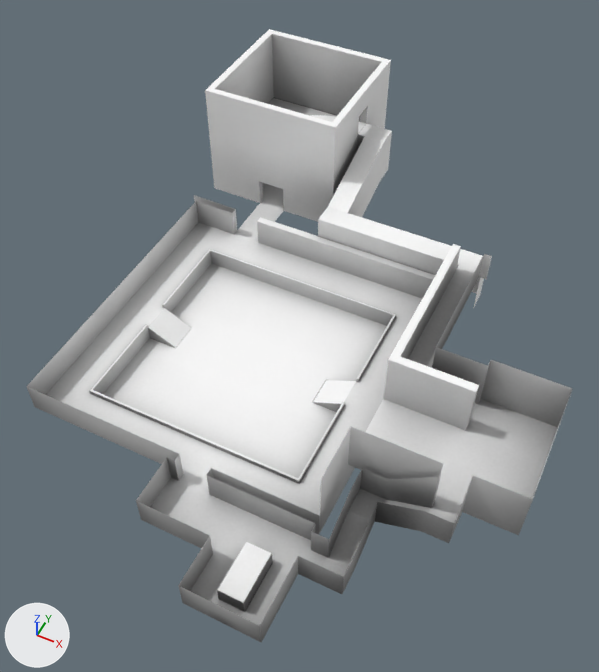
The glTF model ScoopsField/res/maps/testmap/testmap.glb, before and after one commit.
Before and after are seen from a 50 mm lens placed at (36.5, -58.8, 82.4), pointed at (6.2, 2.0, 6.4). The lights are fixed; the arrows at lower left show +X, +Y and +Z. The picture after the commit comes second. Vertices at exactly the same position are counted once.

Script lines for the objects in view, before the commit:
```python
me_cube = bpy.data.meshes.new('Cube')
me_cube.from_pydata(...)  # 205 vertices, 289 faces; spans x -34.5..23.5, y -6.0..64.0, z -3.0..10.0
me_cube.materials.append(mat_ao)  # picture img_ao
me_cube_001 = bpy.data.meshes.new('Cube.001')
me_cube_001.from_pydata(...)  # 104 vertices, 201 faces; spans x -35.5..-15.5, y 53.0..72.0, z -1.0..16.0
me_cube_001.materials.append(mat_ao)  # picture img_ao
ob_cube = bpy.data.objects.new('Cube', me_cube)
ob_cube.location = (14.5, -26.0, 3.0)
ob_cube_001 = bpy.data.objects.new('Cube.001', me_cube_001)
ob_cube_001.location = (14.5, -26.0, 3.0)
```
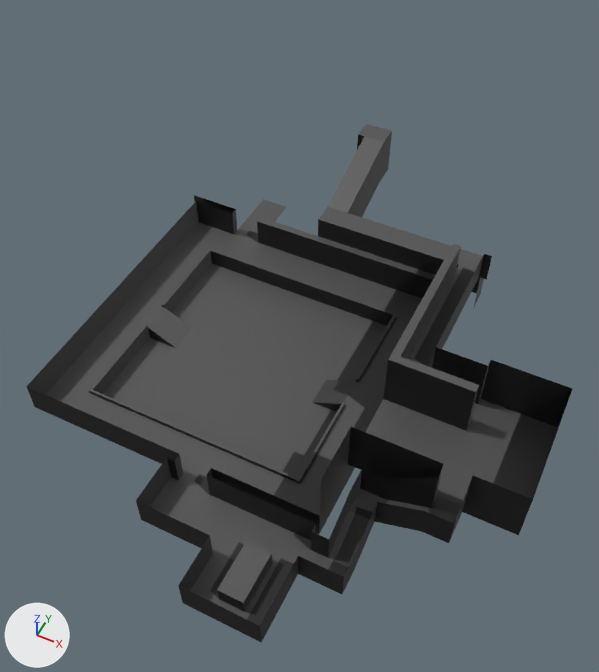
What differs and where, as boxes [x1, y1, x2, y2] in the pictures (599 x 672 px):
'Cube', recoloured, surface changed (white to grey): [27, 124, 573, 642] in both
'Cube.001', deleted: before [205, 29, 391, 222]

The edits, one by one:
Picture 'lightmap' (img_lightmap) is new.
Material 'Material' (mat_material) is new.
Its texture is img_lightmap.
me_cube has 205 vertices, 289 faces and spans x -34.5..23.5, y -6.0..64.0, z -3.0..10.0.
me_cube is used by ob_cube; location (14.5, -26.0, 3.0).
me_cube no longer uses material mat_ao (picture img_ao).
me_cube part 1: texture (UV) coordinates of 289 of 289 faces, centred in x -33.5..23.5, y -6.0..64.0, z -3.0..10.0, changed; they spanned u 0.01..0.98, v 0.01..0.98 and now span u 0.0..1.0, v 0.0..1.0.
me_cube gains material mat_material (picture img_lightmap).
Object 'Cube.001' (ob_cube_001) is deleted.
